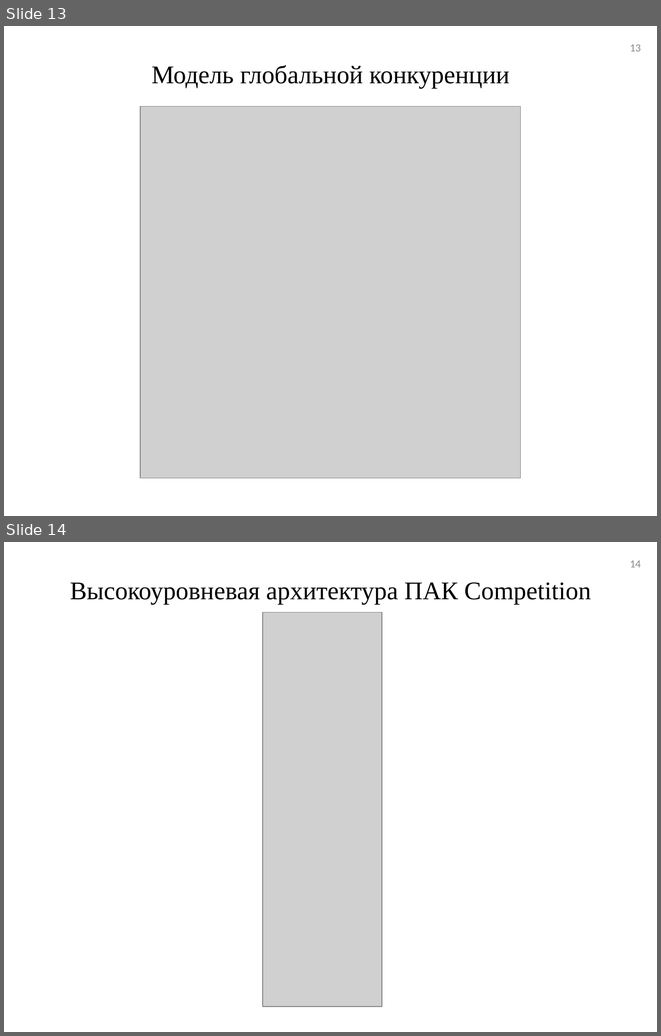
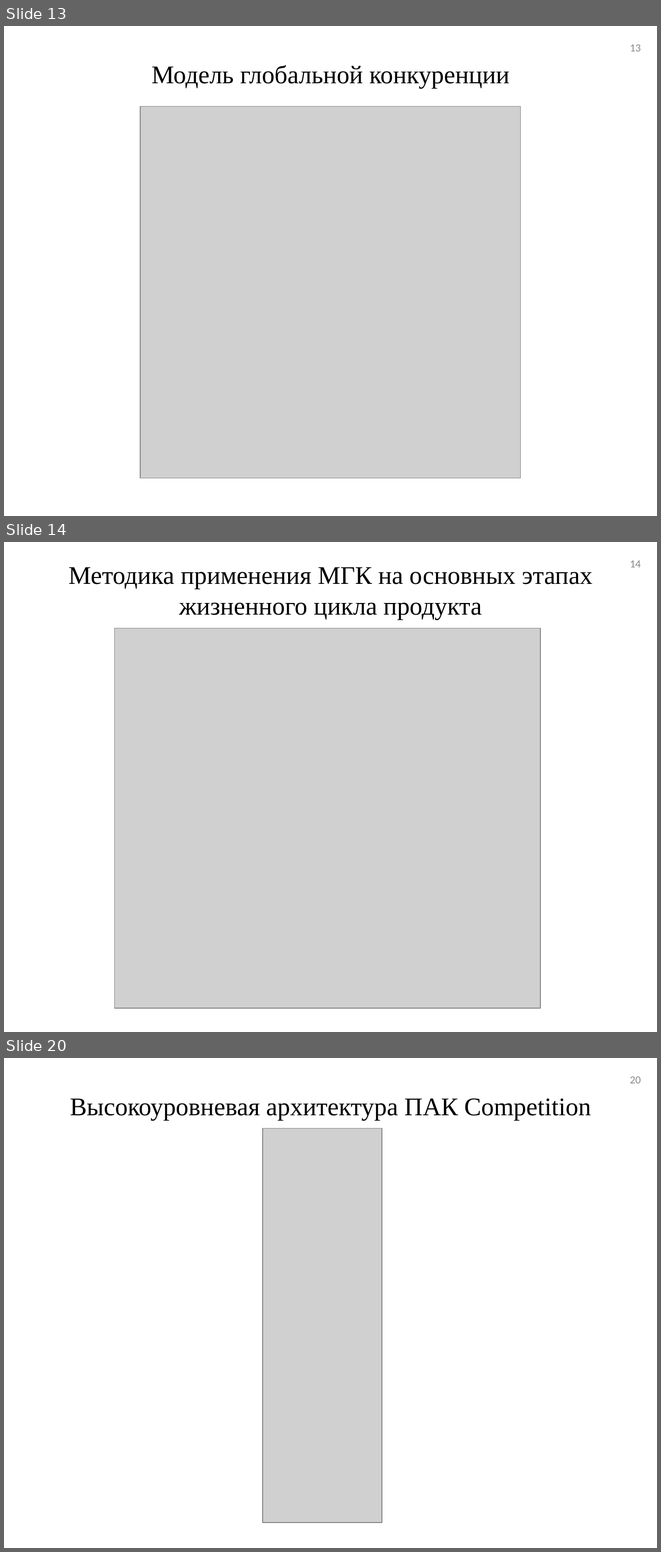
Before and after one commit to tehdoorsareopen/science, a slide deck: Предзащита/Презентация/Презентация_v01.ppt. Shown one above the other, each under a label of ours: slides 13 and 14 before the commit, slides 13, 14 and 20 after it; the slides between them are not shown. The pictures are 661x1036 and 661x1552 pixels, drawn with LibreOffice and Linux fonts; fonts in the diff are those of the drawing; grey boxes stand for pictures. Boxes give left, top, right and bottom in pixels: in the first picture for what was removed or moved away, otherwise in the second. Text is boxed around its words. In the diff, an @@ line names an element or a change of style, - is before the commit and + after.

```diff
--- a/Предзащита/Презентация/Презентация_v01.ppt
+++ b/Предзащита/Презентация/Презентация_v01.ppt
@@ slide 14 added at (x1=4, y1=542, x2=657, y2=1032), background #FFFFFF @@
@@ title added at (x1=69, y1=567, x2=592, y2=620), 28 pt, text #000000 @@
+Методика применения МГК на основных этапах жизненного цикла продукта
@@ page number added at (x1=630, y1=561, x2=641, y2=567), 12 pt, text #898989 @@
+14
@@ picture added at (x1=114, y1=628, x2=540, y2=1007) @@
@@ what was slide 14 is now slide 20 @@
@@ page number at (x1=630, y1=1077, x2=641, y2=1083): text changed @@
-14
+20
```
Also in this commit, not shown: 6 other slides added, 1 slide removed, 1 other file.
